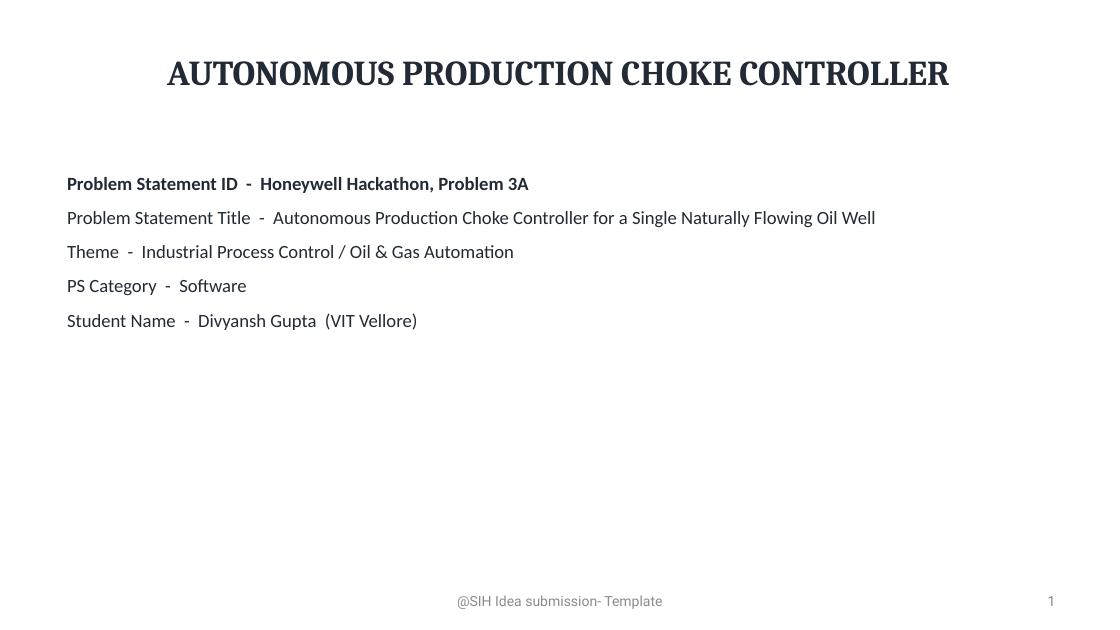
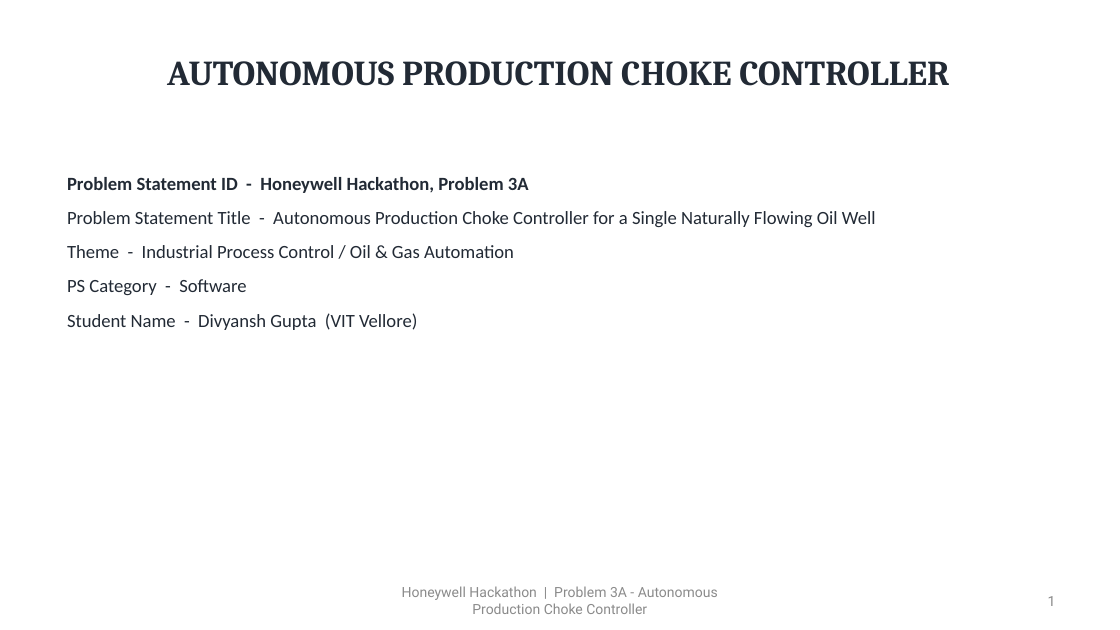
Before and after one commit to Divyansh2602/autonomous-choke-controller, a slide deck: slide 1 of IDEA_Presentation_Format.pptx. Drawn at 1120x630 pixels with LibreOffice and Linux fonts; fonts in the diff are those of the drawing. Boxes give left, top, right and bottom in pixels: in the first picture for what was removed or moved away, otherwise in the second. Text is boxed around its words. In the diff, an @@ line names an element or a change of style, - is before the commit and + after.

Commit message:
Replace SIH template footer with Honeywell hackathon footer
The deck was filled from the Smart India Hackathon idea template, whose footer
read '@SIH Idea submission- Template' on every slide. Replaced on all slides
with 'Honeywell Hackathon | Problem 3A - Autonomous Production Choke Controller'.
Regenerated deck PDF and the combined submission PDF. Verified: 0 SIH references
remain.

```diff
--- a/IDEA_Presentation_Format.pptx
+++ b/IDEA_Presentation_Format.pptx
@@ text at bbox=[402, 586, 718, 614]: text changed @@
-@SIH Idea submission- Template
+Honeywell Hackathon | Problem 3A - Autonomous Production Choke Controller
```
Also in this commit, not shown: 5 other slides changed, 4 other files.
